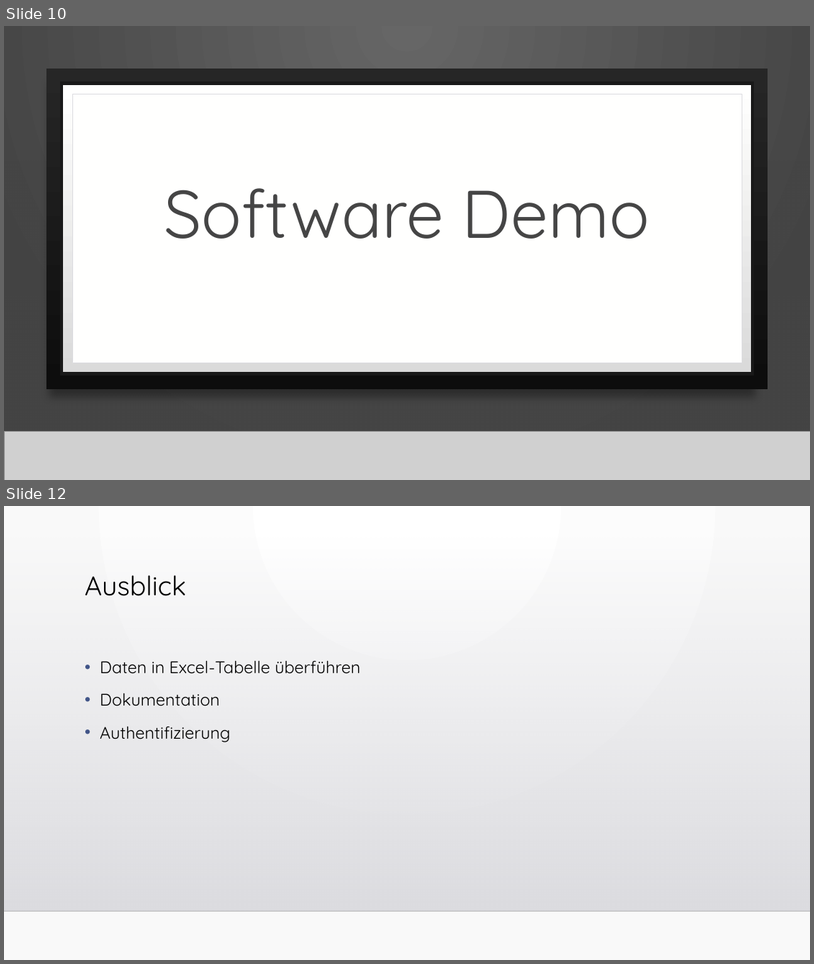
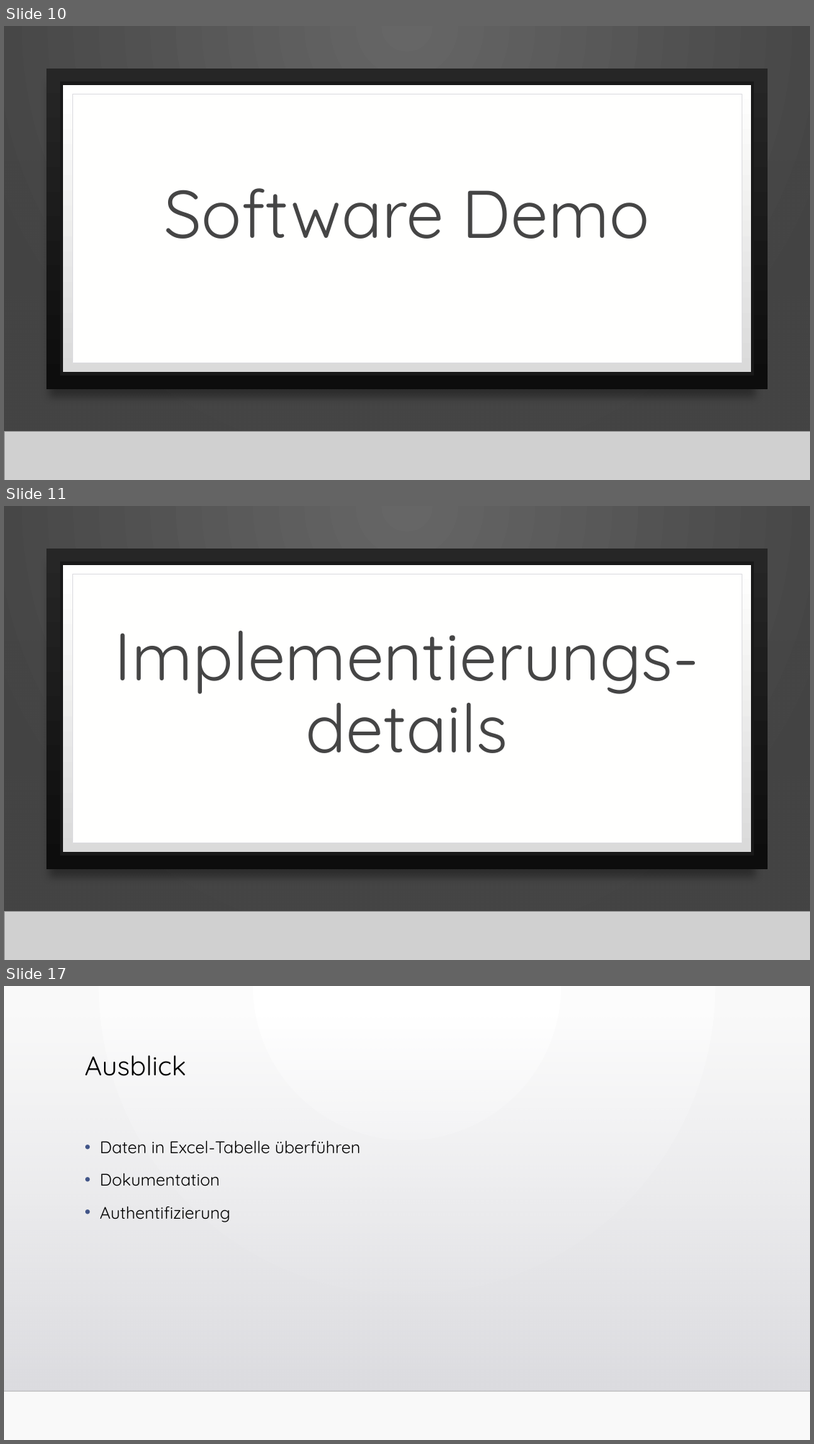
Before and after one commit to WebEngineering18/Pr-sentation, a slide deck: Fragebogen zum Status der Bauqualität.pptx. Shown one above the other, each under a label of ours: slides 10 and 12 before the commit, slides 10, 11 and 17 after it; the slides between them are not shown. The pictures are 814x964 and 814x1444 pixels, drawn with LibreOffice and Linux fonts; fonts in the diff are those of the drawing; grey boxes stand for pictures; background and template pictures are left out. Boxes give left, top, right and bottom in pixels: in the first picture for what was removed or moved away, otherwise in the second. Text is boxed around its words. In the diff, an @@ line names an element or a change of style, - is before the commit and + after.

```diff
--- a/Fragebogen zum Status der Bauqualität.pptx
+++ b/Fragebogen zum Status der Bauqualität.pptx
@@ slide 11 added at (4,506,810,960), background gradient #666666 to #444444; not listed: 2 template elements that a slide beside it also shows @@
@@ rectangle added at (4,506,810,960), fill gradient #666666 to #444444 @@
@@ rectangle added at (46,548,768,869), fill gradient #262626 to #0D0D0D @@
@@ rectangle added at (62,564,753,854), fill gradient #DADADA to #FFFFFE, outline #191919 4 pt @@
@@ rectangle added at (72,574,742,843), fill #FFFFFE, outline #DCDCE0 0.5 pt @@
@@ title added at (115,631,700,753), 80 pt, text #454545 @@
+Implementierungs-details
@@ rectangle added at (4,640,810,911), fill gradient #454545 @@
@@ line added from (4, 911) to (810, 911), #000001 1 pt @@
@@ picture added at (4,911,810,960) @@
@@ what was slide 12 is now slide 17 @@
```
Also in this commit, not shown: 2 slides changed, 4 other slides added, 4 other files.
